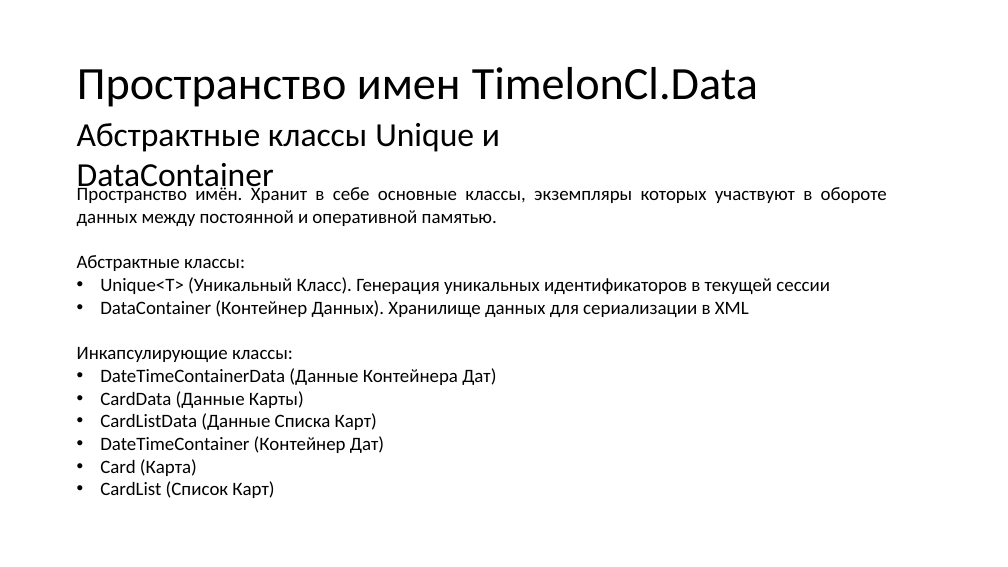
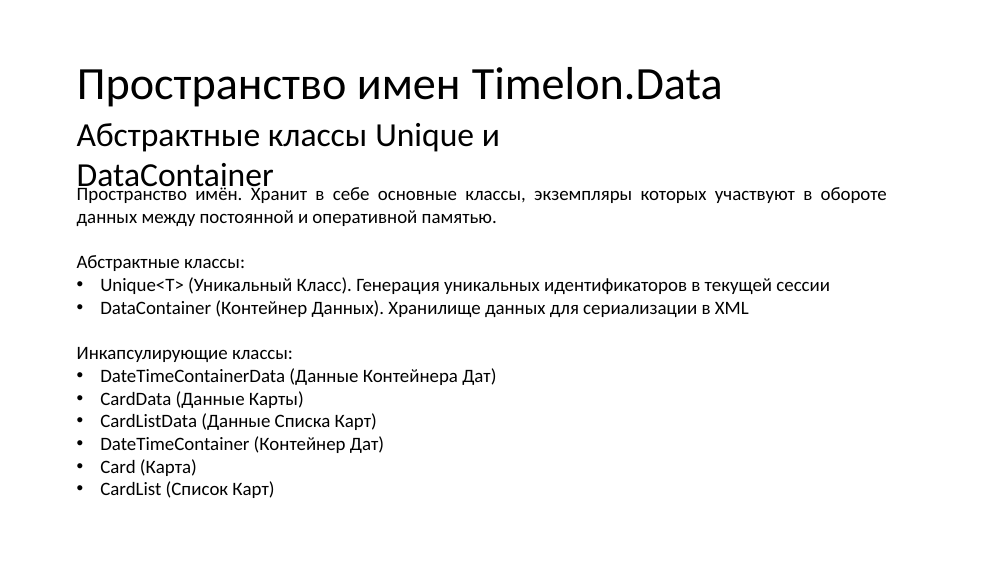
Before and after one commit to N0tilT/Timelon, a slide deck: slide 16 of docs/Timelon.pptx (slide 17 before the commit). Drawn at 1008x567 pixels with LibreOffice and Linux fonts; fonts in the diff are those of the drawing. Boxes give left, top, right and bottom in pixels: in the first picture for what was removed or moved away, otherwise in the second. Text is boxed around its words. In the diff, an @@ line names an element or a change of style, - is before the commit and + after.

```diff
--- a/docs/Timelon.pptx
+++ b/docs/Timelon.pptx
@@ title at [77,67,723,107]: text changed @@
-Пространство имен TimelonCl.Data
+Пространство имен Timelon.Data
```
Also in this commit, not shown: 8 other slides changed, 2 slides removed, 1 other file.
